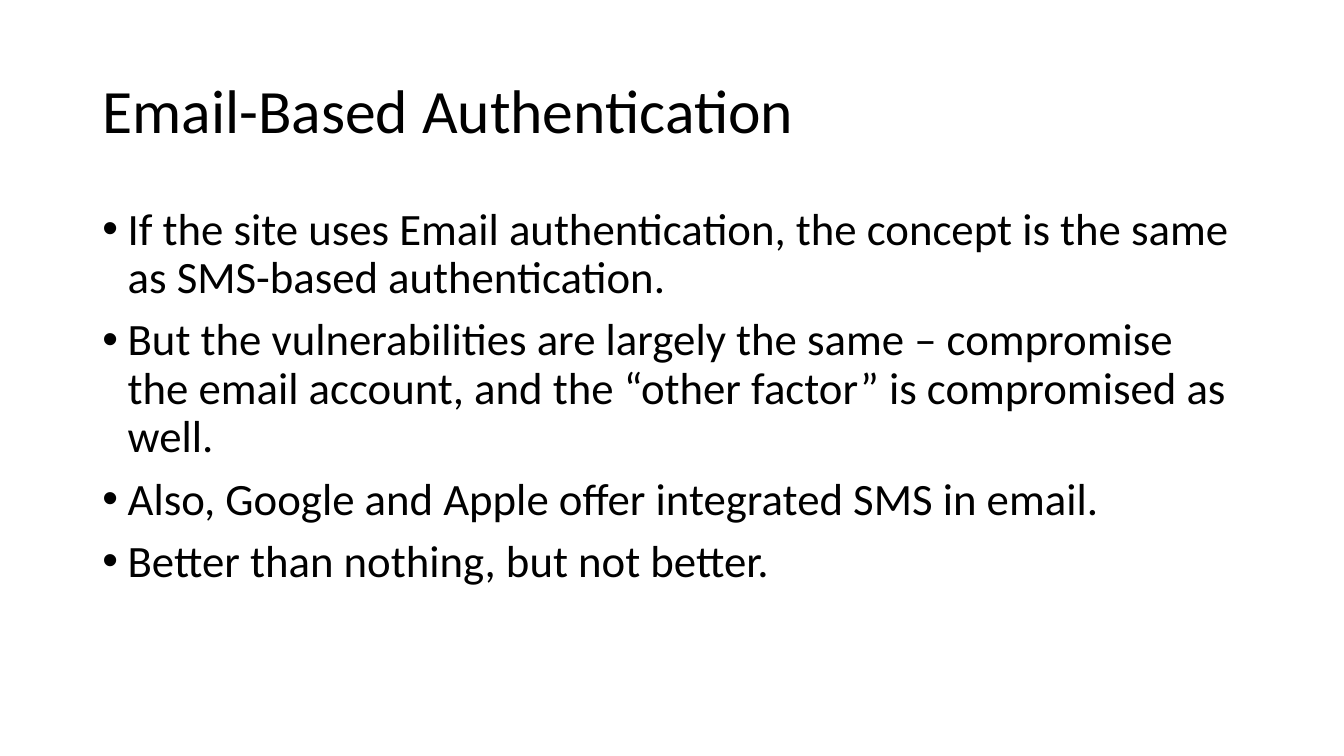
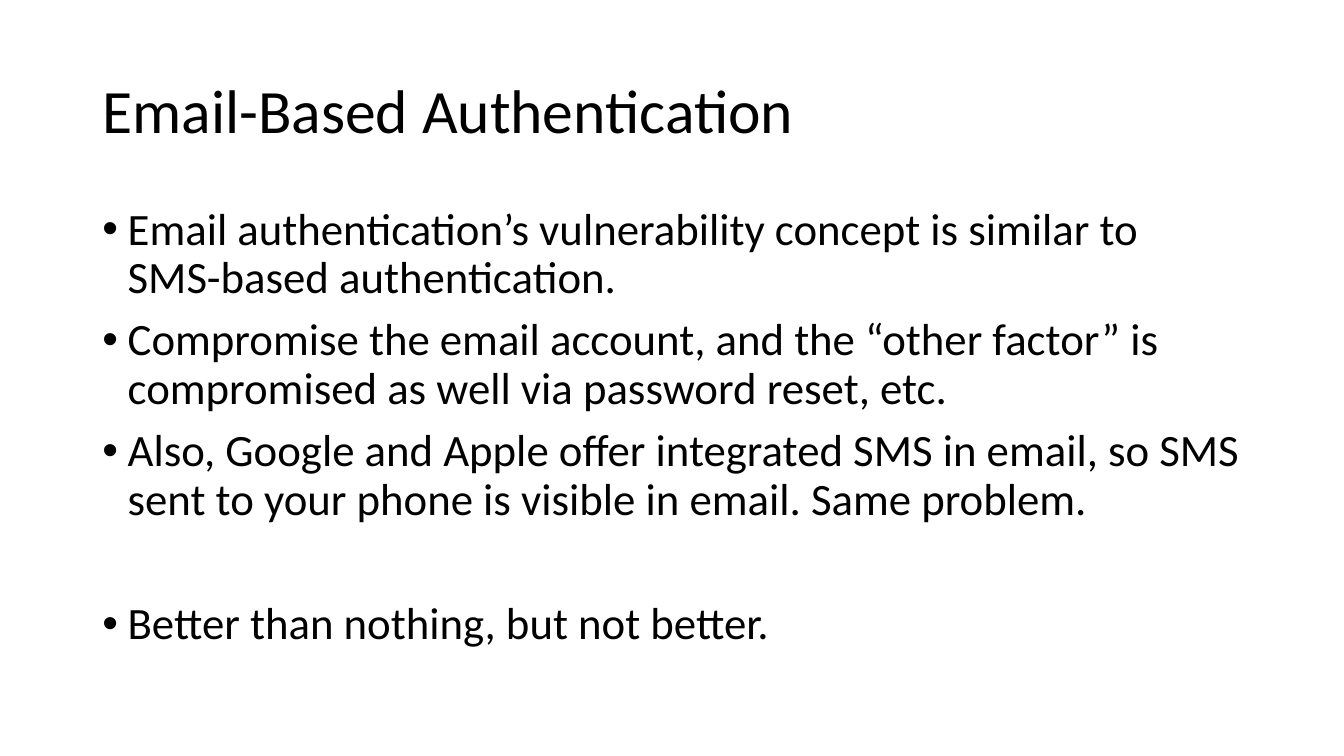
Before and after one commit to williamadba/Public-Presentations, a slide deck: slide 22 of Personal Practical Cybersecurity/Personal Practical Cybersecurity.pptx. Drawn at 1344x756 pixels with LibreOffice and Linux fonts; fonts in the diff are those of the drawing. Boxes give left, top, right and bottom in pixels: in the first picture for what was removed or moved away, otherwise in the second. Text is boxed around its words. In the diff, an @@ line names an element or a change of style, - is before the commit and + after.

Commit message:
update

```diff
--- a/Personal Practical Cybersecurity/Personal Practical Cybersecurity.pptx
+++ b/Personal Practical Cybersecurity/Personal Practical Cybersecurity.pptx
@@ text at [128,213,1238,523]: text changed @@
-• If the site uses Email authentication, the concept is the same as SMS-based authentication.
-• But the vulnerabilities are largely the same – compromise the email account, and the “other factor” is compromised as well.
-• Also, Google and Apple offer integrated SMS in email.
+• Email authentication’s vulnerability concept is similar to SMS-based authentication.
+• Compromise the email account, and the “other factor” is compromised as well via password reset, etc.
+• Also, Google and Apple offer integrated SMS in email, so SMS sent to your phone is visible in email. Same problem.
```
Also in this commit, not shown: 4 other slides changed, 1 slide added.
